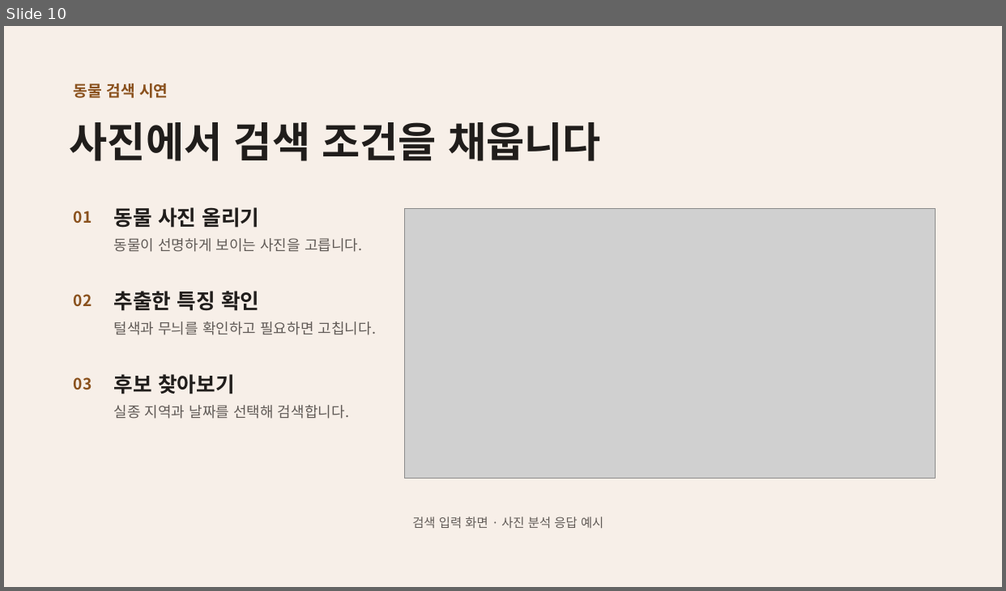
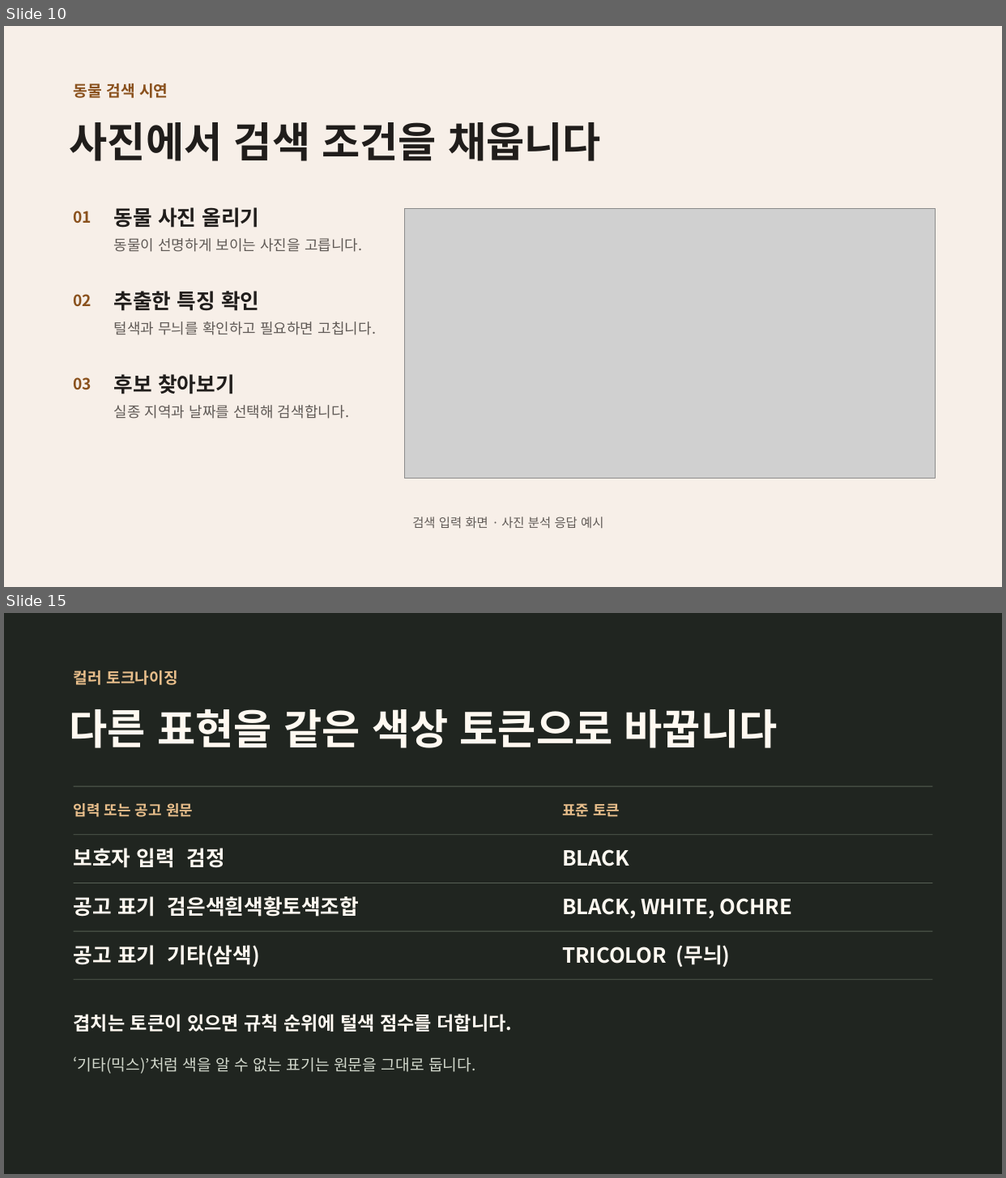
Before and after one commit to aio-03-p2-team1/aio-03-p2-team1, a slide deck: P2/ppt/dasimanna-team-intro.pptx. Shown one above the other, each under a label of ours: slide 10 before the commit, slides 10 and 15 after it; the slides between them are not shown. The pictures are 1006x591 and 1006x1178 pixels, drawn with LibreOffice and Linux fonts; fonts in the diff are those of the drawing; grey boxes stand for pictures. Boxes give left, top, right and bottom in pixels: in the first picture for what was removed or moved away, otherwise in the second. Text is boxed around its words. In the diff, an @@ line names an element or a change of style, - is before the commit and + after.

```diff
--- a/P2/ppt/dasimanna-team-intro.pptx
+++ b/P2/ppt/dasimanna-team-intro.pptx
@@ slide 15 added at <box>4,613,1002,1174</box>, background #202520 @@
@@ text added at <box>74,671,178,685</box>, 15 pt, text #E8BE8B, bold @@
+컬러 토크나이징
@@ text added at <box>70,709,778,748</box>, 40 pt, text #FFF9F1, bold @@
+다른 표현을 같은 색상 토큰으로 바꿉니다
@@ rectangle added at <box>74,786,933,786</box>, fill #586155 @@
@@ text added at <box>74,803,193,817</box>, 14 pt, text #E8BE8B, bold @@
+입력 또는 공고 원문
@@ text added at <box>562,803,620,817</box>, 14 pt, text #E8BE8B, bold @@
+표준 토큰
@@ rectangle added at <box>74,835,933,835</box>, fill #586155 @@
@@ text added at <box>74,848,224,868</box>, 20 pt, text #FFF9F1, bold @@
+보호자 입력 검정
@@ text added at <box>562,850,629,867</box>, 20 pt, text #FFF9F1, bold @@
+BLACK
@@ rectangle added at <box>74,883,933,884</box>, fill #586155 @@
@@ text added at <box>74,897,359,917</box>, 20 pt, text #FFF9F1, bold @@
+공고 표기 검은색흰색황토색조합
@@ text added at <box>562,898,792,919</box>, 20 pt, text #FFF9F1, bold @@
+BLACK, WHITE, OCHRE
@@ rectangle added at <box>74,931,933,932</box>, fill #586155 @@
@@ text added at <box>74,945,260,967</box>, 20 pt, text #FFF9F1, bold @@
+공고 표기 기타(삼색)
@@ text added at <box>562,945,731,967</box>, 20 pt, text #FFF9F1, bold @@
+TRICOLOR (무늬)
@@ rectangle added at <box>74,980,933,981</box>, fill #586155 @@
@@ text added at <box>74,1014,513,1032</box>, 18 pt, text #FFF9F1, bold @@
+겹치는 토큰이 있으면 규칙 순위에 털색 점수를 더합니다.
@@ text added at <box>74,1057,476,1074</box>, 15 pt, text #D3D9CD @@
+‘기타(믹스)’처럼 색을 알 수 없는 표기는 원문을 그대로 둡니다.
```
Also in this commit, not shown: 3 other slides added, 1 other file.
